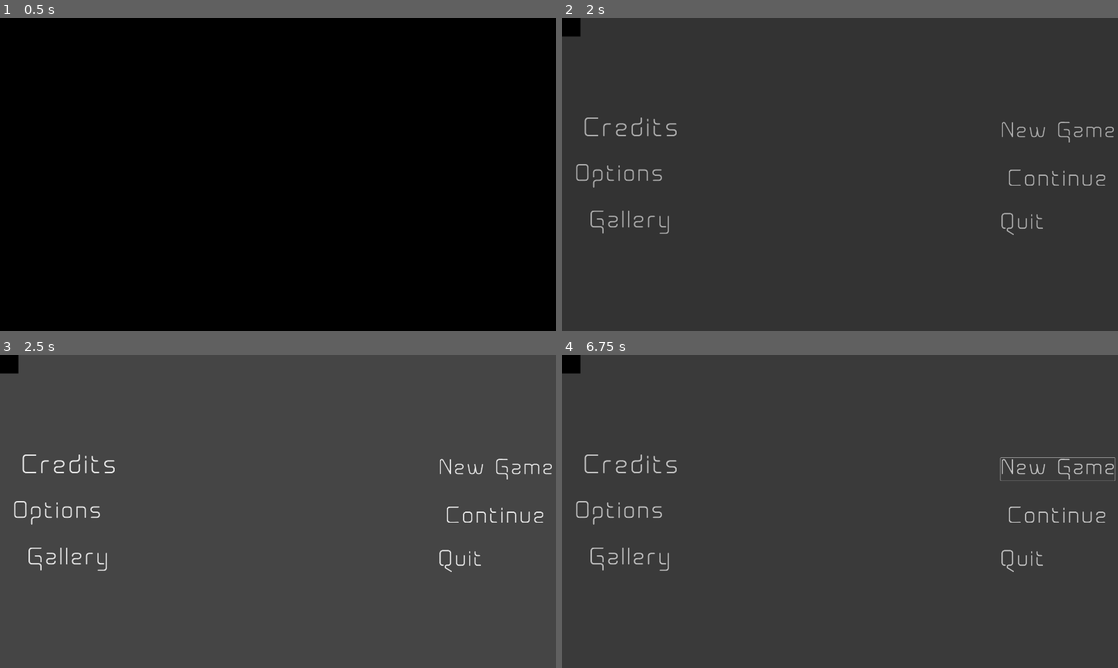
Above: before the commit, frames 1-4 (two rows, left to right).
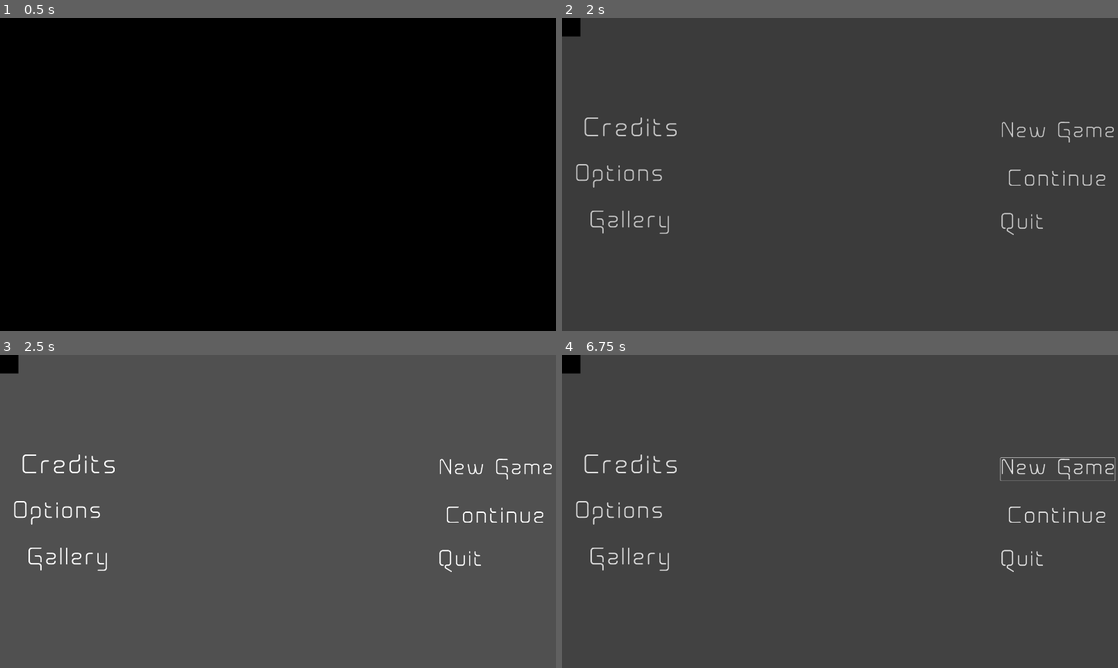
Above: after the commit, the same moments.

Repository: TomkoSK/Layers
Game: Godot game, scene res://TestScenes/Test1.tscn
Two runs of this game, one before a commit and one after it. Both use one fixed random seed, a clock stepped at 60 frames per second and the inputs below. This scene is started directly instead of the project's main scene. Video files are missing from this copy of the repository; at most half a second of black plays in their place. Sound files missing from this copy of the repository are replaced by a short silence.
Inputs (mouse positions are in pixels of both pictures, inside the frame that each line leads up to):
- Up to frame 1 (0.5 s): no input
- Up to frame 2 (2 s): click (862, 174) at 0.5 s; click (1056, 130) at 1.25 s
- Up to frame 3 (2.5 s): click (494, 467) at 2 s
- Up to frame 4 (6.75 s): click (1056, 514) at 2.75 s; click (1056, 514) at 3.5 s; click (634, 558) at 4.25 s; click (634, 558) at 5 s; click (1056, 514) at 5.75 s; click (1056, 467) at 6.5 s

Frame 1 is identical in both runs. In frame 2, 0.5% of the frame differs, in the area x 2-100%, y 31-70%; in frame 3, 0.4%; in frame 4, 0.6%.

Commit message:
Backlog almost done, just a few bugs left

Diff:
--- a/Scenes/Backlog.tscn
+++ b/Scenes/Backlog.tscn
@@ -1,46 +1,39 @@
-[gd_scene load_steps=5 format=3 uid="uid://dqrhxton7spiu"]
+[gd_scene load_steps=4 format=3 uid="uid://dqrhxton7spiu"]
 
+[ext_resource type="Script" path="res://Scripts/Backlog.gd" id="1_txnhb"]
 [ext_resource type="LabelSettings" uid="uid://dxhicxfb8wl1b" path="res://Backlog.tres" id="2_2kkov"]
 [ext_resource type="Texture2D" uid="uid://d2cpfafh0pwn2" path="res://Textures/backlog.png" id="2_b4ec7"]
-[ext_resource type="FontFile" uid="uid://dpwk6jggieidv" path="res://Prociono-Regular.ttf" id="3_stwpi"]
-
-[sub_resource type="LabelSettings" id="LabelSettings_cvvs2"]
-font = ExtResource("3_stwpi")
 
 [node name="Backlog" type="Node2D"]
+script = ExtResource("1_txnhb")
 
 [node name="Text" type="Label" parent="."]
+z_index = 16
 offset_left = 412.0
 offset_top = 137.0
 offset_right = 1756.0
-offset_bottom = 1018.0
-text = "Lorem ipsum dolor sit amet, consectetur adipiscing elit. Vivamus pulvinar, lorem at condimentum porttitor, justo diam posuere massa, sit amet porttitor mi massa ac justo. Nunc dictum, metus at laoreet tincidunt, mi dui ultrices erat, accumsan vehicula ante velit et urna. Etiam ornare nulla vitae viverra pulvinar. Nulla eu porta turpis. Sed mollis a ante aliquet venenatis. Sed ac fringilla massa. Nulla varius sed arcu eu consectetur. Nunc scelerisque porta leo, nec mollis libero imperdiet nec. Vivamus ut neque condimentum, accumsan tellus nec, facilisis nunc. Cras mattis vitae odio vel ultricies. Cras varius, enim non luctus faucibus, justo elit consequat tellus, id consequat dui ante id arcu. Integer ipsum libero, scelerisque a odio quis, placerat scelerisque arcu. Donec at odio velit. "
+offset_bottom = 977.0
 label_settings = ExtResource("2_2kkov")
-autowrap_mode = 2
+autowrap_mode = 3
 
 [node name="CharacterNames" type="Label" parent="."]
+z_index = 16
 offset_left = 151.0
 offset_top = 133.0
 offset_right = 356.0
 offset_bottom = 980.0
-text = "Characterna
-d
-d
-d
-d
-d
-d
-d
-"
 label_settings = ExtResource("2_2kkov")
 
 [node name="Backlog" type="Sprite2D" parent="."]
-z_index = -5
+z_index = 15
 position = Vector2(960, 540)
 texture = ExtResource("2_b4ec7")
 
-[node name="Label" type="Label" parent="."]
-offset_right = 40.0
+[node name="TestContainer" type="PanelContainer" parent="."]
+offset_left = 3000.0
+offset_right = 3001.0
 offset_bottom = 23.0
-text = "Patch-"
-label_settings = SubResource("LabelSettings_cvvs2")
+
+[node name="TestLabel" type="Label" parent="TestContainer"]
+layout_mode = 2
+label_settings = ExtResource("2_2kkov")
--- /dev/null
+++ b/Scripts/Backlog.gd
@@ -0,0 +1,66 @@
+extends Node2D
+
+var formattedText = []#This will be an array of all the text lines in the backlog, in this format: [["line1text"], ["line2text"], ["line3text"], etc]
+#Each line is an array of its own because if a line in the backlog also has a character name, it will be like this: [["line1charactername", "line1text"], ["line2text"]]
+var testContainer
+var testNode
+#Array of text and names for each line, the backlog has 12 lines so the array has 12 elements
+var names = ["", "", "", "", "", "", "", "", "", "", "", ""]
+var textLines = ["", "", "", "", "", "", "", "", "", "", "", ""]
+#Just used when resetting the names and textLines arrays back to their empty state in updateArrays()
+var namesReset = ["", "", "", "", "", "", "", "", "", "", "", ""]
+var textLinesReset = ["", "", "", "", "", "", "", "", "", "", "", ""]
+
+func _ready():
+	self.hide()
+	#the testContainer and testNode are used in the same way as in the textbox script, they are for testing how big a string is
+	testContainer = $TestContainer
+	testNode = $TestContainer/TestLabel
+
+func refreshText():#Just gets the text and names from names and textLines and puts it on the backlog
+	$Text.text = ""
+	$CharacterNames.text = ""
+	for i in range(12):
+		$Text.text += textLines[i]+"\n"
+		$CharacterNames.text += names[i]+"\n"
+
+func updateArrays():#Updates the text in names and textLines based on whatever is in the formattedText
+	var textArray#NOTE: put comments here explaining whats happening
+	textLines = textLinesReset
+	names = namesReset
+	if(len(formattedText) > 12):
+		textArray = formattedText.slice(-12, -1)
+	else:
+		textArray = formattedText
+	for i in range(len(textArray)):
+		if(len(textArray[i]) > 1):
+			names[i] = textArray[i][0]
+			textLines[i] = textArray[i][1]
+		else:
+			textLines[i] = textArray[i][0]
+	refreshText()
+
+func addText(text):#textlines with the character name and the text will be passed to this function, in a format of ["CharacterName", "text"]
+	var charName = text[0]
+	#All of this is stolen from the textbox script and changed a bit :3, it breaks down the text into individual lines
+	var textArray = text[1].split(" ")#Splits the text into individual words
+	var textLineArray = []#Array of the text split into individual lines
+	var index = 0
+	while(index < len(textArray)):
+		var length = 0
+		while(length < 1344 and index < len(textArray)):#1344 is the pixel size of the text label
+			if(length > 0):#Adds a space BEFORE every word except the first one (if the space is added after the word the size testing is incorrect because the space adds to the size)
+				testNode.text += " "
+			testNode.text += textArray[index]
+			length = testContainer.get_minimum_size().x#Gets the size of the text
+			index += 1
+		if(length >= 1344):#this means there are still more words, the last word added gets removed from the text
+			index -= 1
+			testNode.text = testNode.text.left(-(len(textArray[index])+1))#removes the last word and the space
+		textLineArray.append(testNode.text)
+		testNode.text = ""
+	formattedText.append([charName, textLineArray[0]])
+	if(len(textLineArray) > 1):
+		for i in range(1, len(textLineArray)):
+			formattedText.append(textLineArray[i])
+	updateArrays()
--- a/Scripts/DialoguePlayer.gd
+++ b/Scripts/DialoguePlayer.gd
@@ -13,7 +13,6 @@
 					oldestIndex = 0
 				else:
 					oldestIndex = 1
-
 		if(len(text) > 3 and text[3] != null):#sets a profile picture if passed
 			profilePicture = text[3]
 		else:
@@ -33,3 +32,4 @@
 			tempList = null
 		textBox.init(text[1], tempList, profilePicture, timerLength)
 		await Signal(textBox, "tree_exited")
+		Backlog.addText([text[0], text[1]])
--- a/TestScenes/Test1.gd
+++ b/TestScenes/Test1.gd
@@ -1,4 +1,9 @@
 extends Node2D
 
+func _ready():
+	$Button/Backlog.addText(["SUSMASTER", "this better work on god fr no cap no cap fr fr on god"])
+	$Button/Backlog.addText(["SUSSY", "backlog testing :3"])
+	$Button/Backlog.updateArrays()
+
 func _on_button_pressed():
-	SceneManager.changeScene("res://TestScenes/Test2.tscn")
+	$Button/Backlog.refreshText()
--- a/TestScenes/Test1.tscn
+++ b/TestScenes/Test1.tscn
@@ -1,6 +1,7 @@
-[gd_scene load_steps=2 format=3 uid="uid://bfw4cnvs6kyqd"]
+[gd_scene load_steps=3 format=3 uid="uid://bfw4cnvs6kyqd"]
 
 [ext_resource type="Script" path="res://TestScenes/Test1.gd" id="1_l28vr"]
+[ext_resource type="PackedScene" uid="uid://dqrhxton7spiu" path="res://Scenes/Backlog.tscn" id="2_21fph"]
 
 [node name="Test1" type="Node2D"]
 script = ExtResource("1_l28vr")
@@ -8,8 +9,11 @@
 [node name="Button" type="Button" parent="."]
 offset_left = 437.0
 offset_top = 325.0
-offset_right = 1210.0
+offset_right = 2235.0
 offset_bottom = 488.0
 text = "I AM ABOUT TO COOK :D"
 
+[node name="Backlog" parent="Button" instance=ExtResource("2_21fph")]
+position = Vector2(-500, -300)
+
 [connection signal="pressed" from="Button" to="." method="_on_button_pressed"]
--- a/project.godot
+++ b/project.godot
@@ -23,12 +23,13 @@
 MenuMusicPlayer="*res://Scenes/MenuMusicPlayer.tscn"
 GlobalWorldEnvironment="*res://Scenes/WorldEnvironment.tscn"
 SettingsFile="*res://Scripts/SettingsFile.gd"
+Backlog="*res://Scenes/Backlog.tscn"
 
 [display]
 
 window/size/viewport_width=1920
 window/size/viewport_height=1080
-window/size/mode=3
+window/size/mode=2
 window/stretch/mode="viewport"
 
 [input]
--- a/settings.tres
+++ b/settings.tres
@@ -1,9 +1,9 @@
-[gd_resource type="Resource" script_class="Settings" load_steps=2 format=3 uid="uid://c8qlx7608cgea"]
+[gd_resource type="Resource" script_class="Settings" load_steps=2 format=3]
 
 [ext_resource type="Script" path="res://Scripts/SettingsResource.gd" id="1_2nwa2"]
 
 [resource]
 script = ExtResource("1_2nwa2")
-music = 0.46
+music = 0.59
 level = 0.26
-brightness = 0.93
+brightness = 1.07
